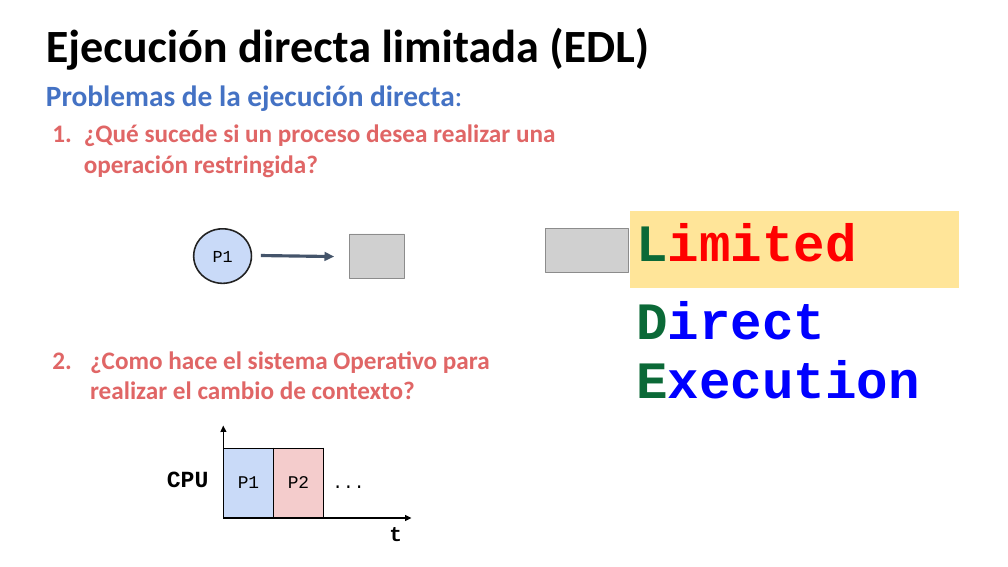
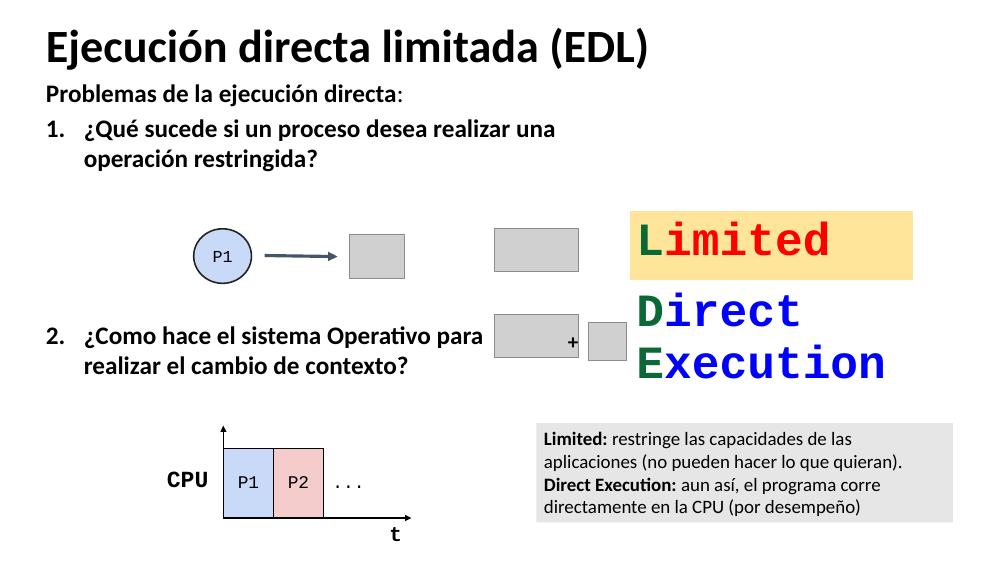
Before and after one commit to udea-so/apuntes_2026-2_SO-virtual, a slide deck: slide 15 of clase_04/SO_apuntes_clase4.pptx (slide 14 before the commit). Drawn at 1008x567 pixels with LibreOffice and Linux fonts; fonts in the diff are those of the drawing; grey boxes stand for pictures. Boxes give left, top, right and bottom in pixels: in the first picture for what was removed or moved away, otherwise in the second. Text is boxed around its words. In the diff, an @@ line names an element or a change of style, - is before the commit and + after.

```diff
--- a/clase_04/SO_apuntes_clase4.pptx
+++ b/clase_04/SO_apuntes_clase4.pptx
@@ text "Problemas de la ejecución directa:" at bbox=[46, 84, 555, 375]: size 28 to 24 pt, text colour #4472C4 to #000000 in "Problemas de la ejecución directa:"; text colour #E06666 to #000000 in "¿Qué sucede si un proceso desea realizar ...", "¿Como hace el sistema Operativo para realizar ..."; indent changed; bullet colour #E06666 to #000000 @@
@@ picture added at bbox=[495, 228, 579, 271] @@
@@ table at bbox=[629, 210, 913, 439] @@
@@ size 50 to 44 pt @@
@@ table: place and size @@
-table at bbox=[629, 210, 960, 452]
+table at bbox=[629, 210, 913, 439]
@@ arrow moved from (261, 256) - (334, 256) to (265, 256) - (338, 256) @@
@@ picture: place and size @@
-picture at bbox=[545, 229, 629, 272]
+picture at bbox=[495, 315, 579, 358]
@@ text added at bbox=[560, 324, 586, 358], 20 pt, text #000000, bold @@
++
@@ picture added at bbox=[589, 322, 627, 360] @@
@@ rectangle added at bbox=[537, 423, 954, 523], fill #E7E6E6, 18 pt, text #000000 @@
+Limited: restringe las capacidades de las aplicaciones (no pueden hacer lo que quieran).
+Direct Execution: aun así, el programa corre directamente en la CPU (por desempeño)
```
Also in this commit, not shown: 31 other slides changed, 10 slides added, 1 slide removed, 5 other files.
